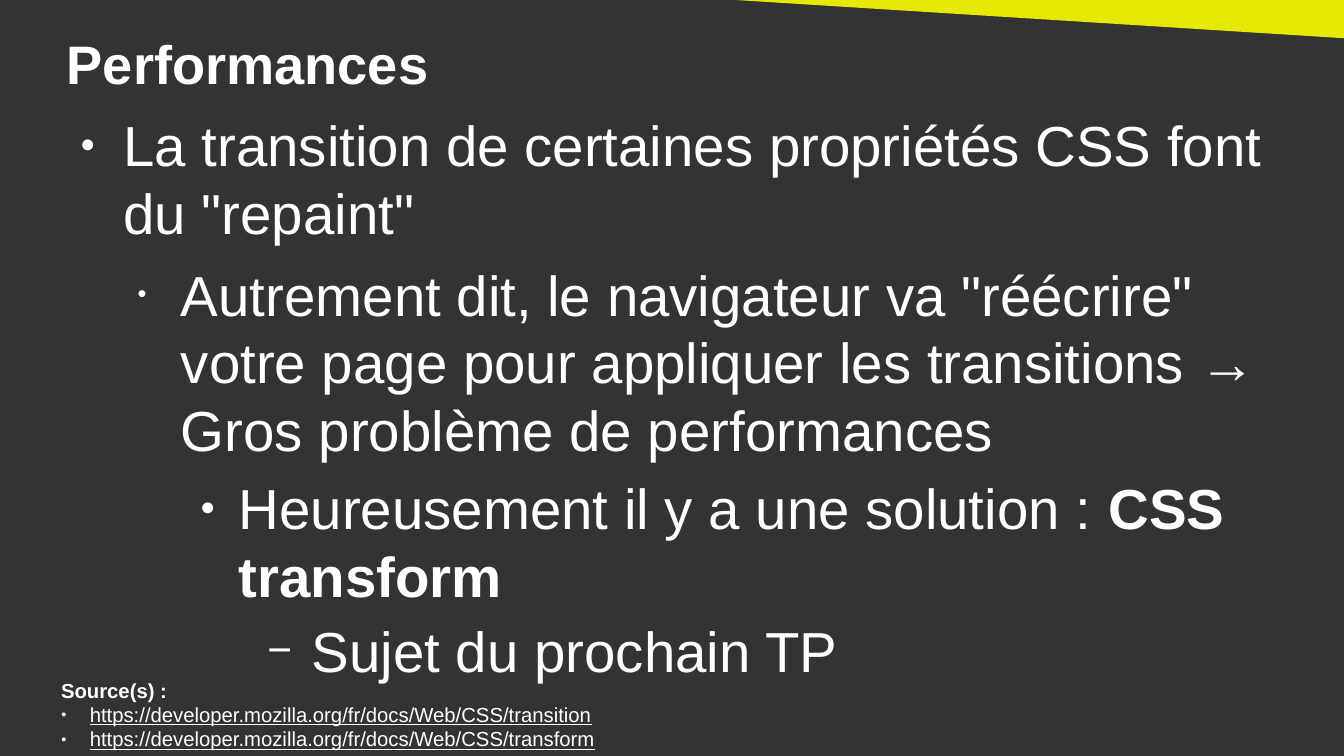
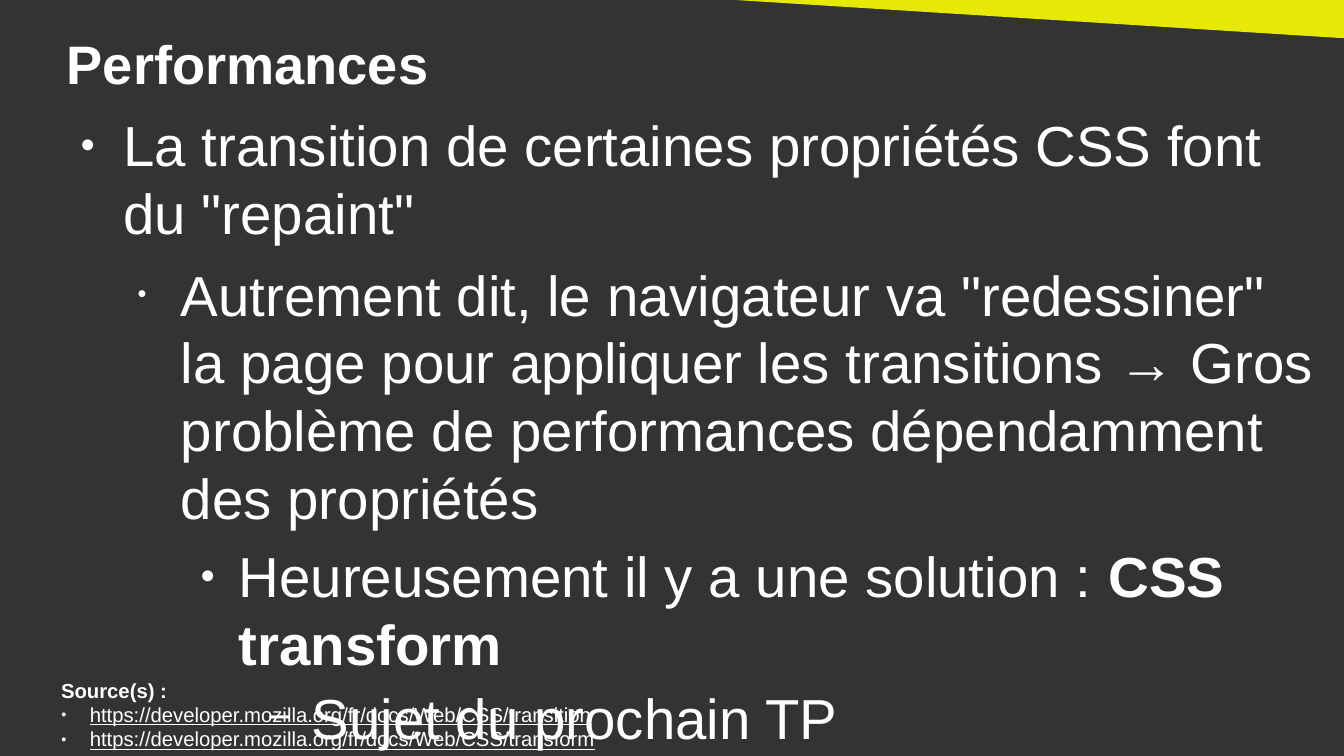
Before and after one commit to DanYellow/cours, a slide deck: slide 41 of integration-web-s2/travaux-pratiques/numero-2/presentation.odp (slide 40 before the commit). Drawn at 1344x756 pixels with LibreOffice and Linux fonts; fonts in the diff are those of the drawing. Boxes give left, top, right and bottom in pixels: in the first picture for what was removed or moved away, otherwise in the second. Text is boxed around its words. In the diff, an @@ line names an element or a change of style, - is before the commit and + after.

```diff
--- a/integration-web-s2/travaux-pratiques/numero-2/presentation.odp
+++ b/integration-web-s2/travaux-pratiques/numero-2/presentation.odp
@@ text at bbox=[181, 275, 1312, 529]: text changed @@
-  • Autrement dit, le navigateur va "réécrire" votre page pour appliquer les transitions → Gros problème de performances
+  • Autrement dit, le navigateur va "redessiner" la page pour appliquer les transitions → Gros problème de performances dépendamment des propriétés
```
Also in this commit, not shown: 1 slide added, 1 other file.
